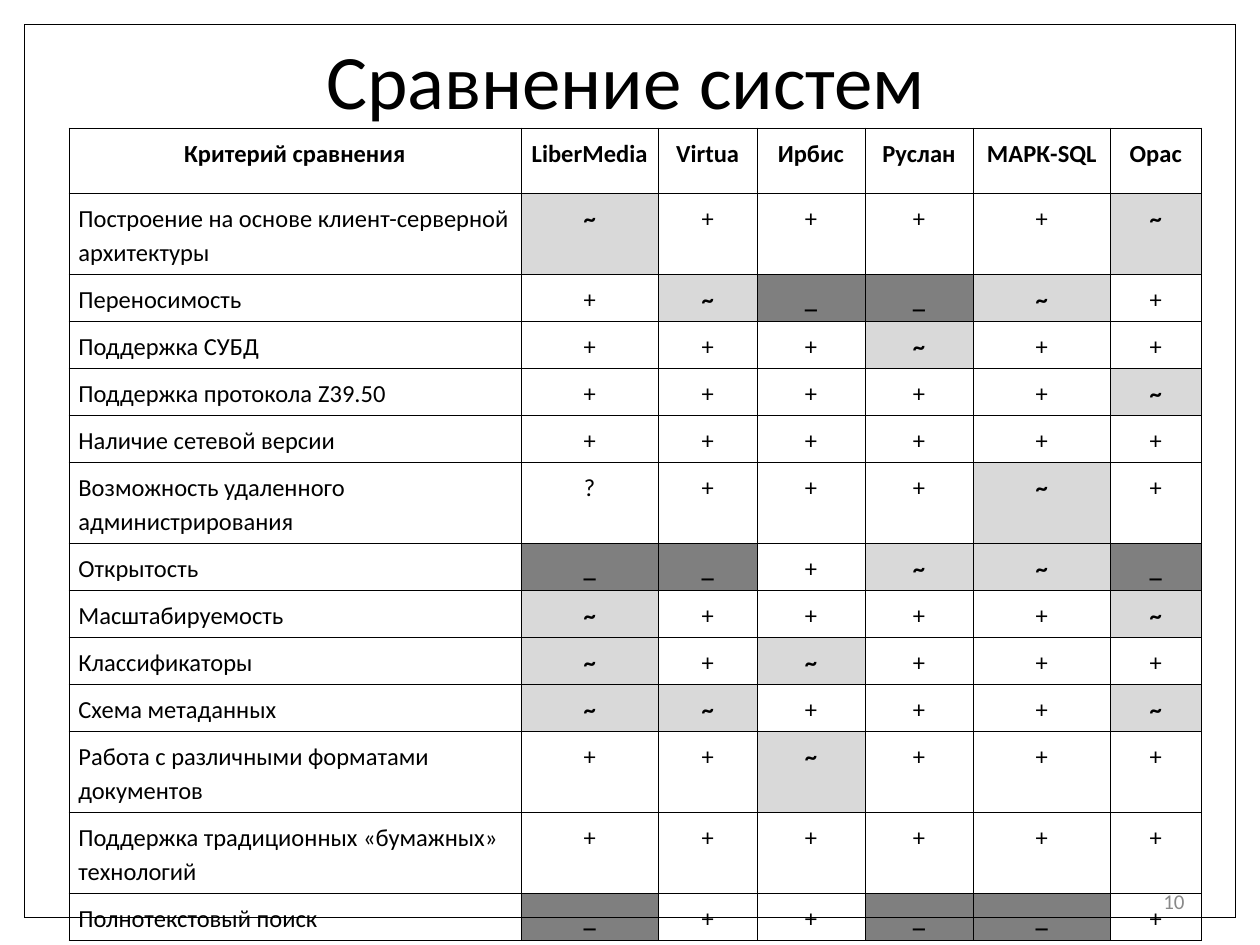
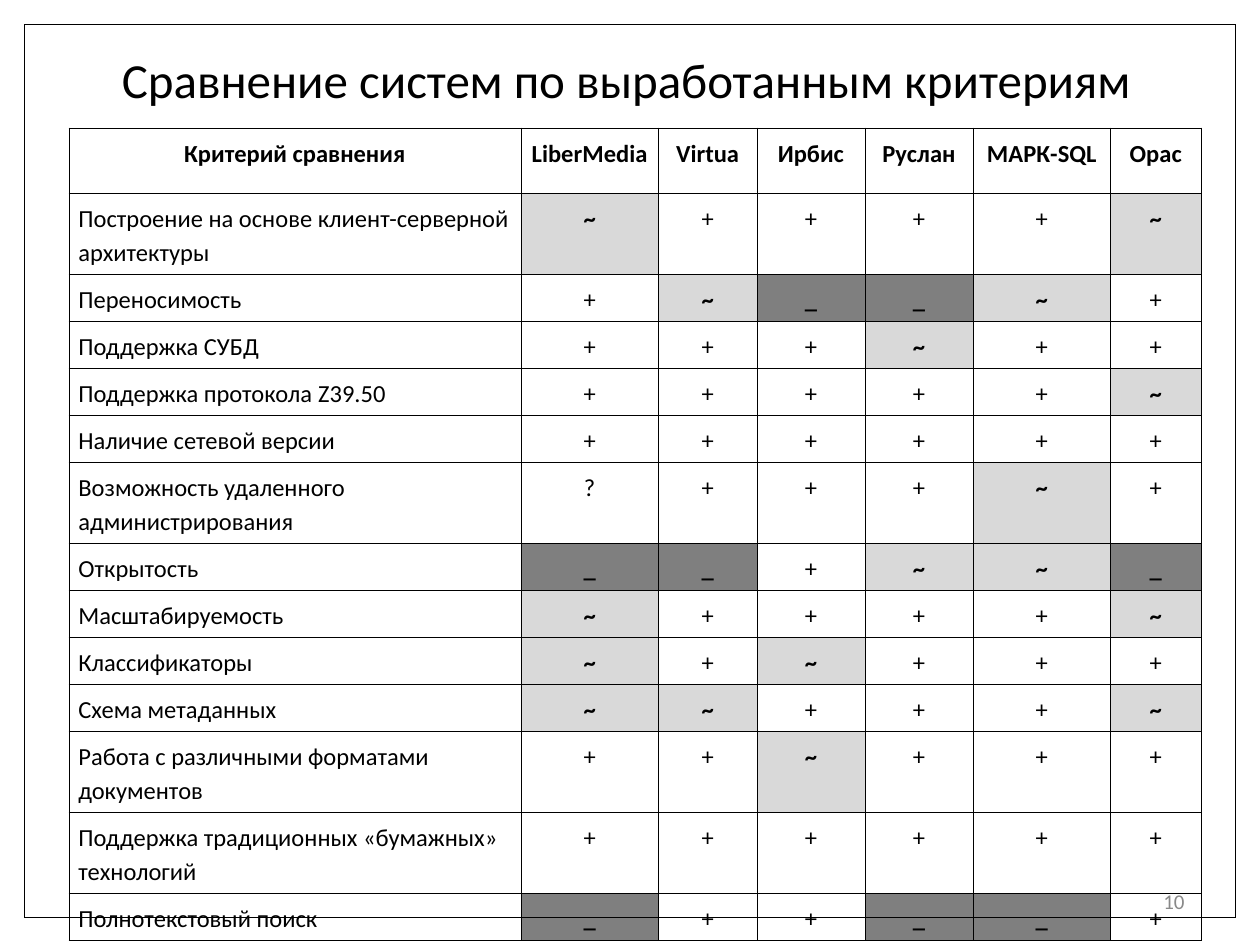
Before and after one commit to aeremenok/a-team-777, a slide deck: slide 10 of diploma/ssv/Nikandrova/diplom(demon).ppt. Drawn at 1260x945 pixels with LibreOffice and Linux fonts; fonts in the diff are those of the drawing. Boxes give left, top, right and bottom in pixels: in the first picture for what was removed or moved away, otherwise in the second. Text is boxed around its words. In the diff, an @@ line names an element or a change of style, - is before the commit and + after.

Commit message:
окончательный вариант

```diff
--- a/diploma/ssv/Nikandrova/diplom(demon).ppt
+++ b/diploma/ssv/Nikandrova/diplom(demon).ppt
@@ title at box(122, 64, 1130, 106): text changed; size 44 to 28 pt @@
-Сравнение систем
+Сравнение систем по выработанным критериям
```
